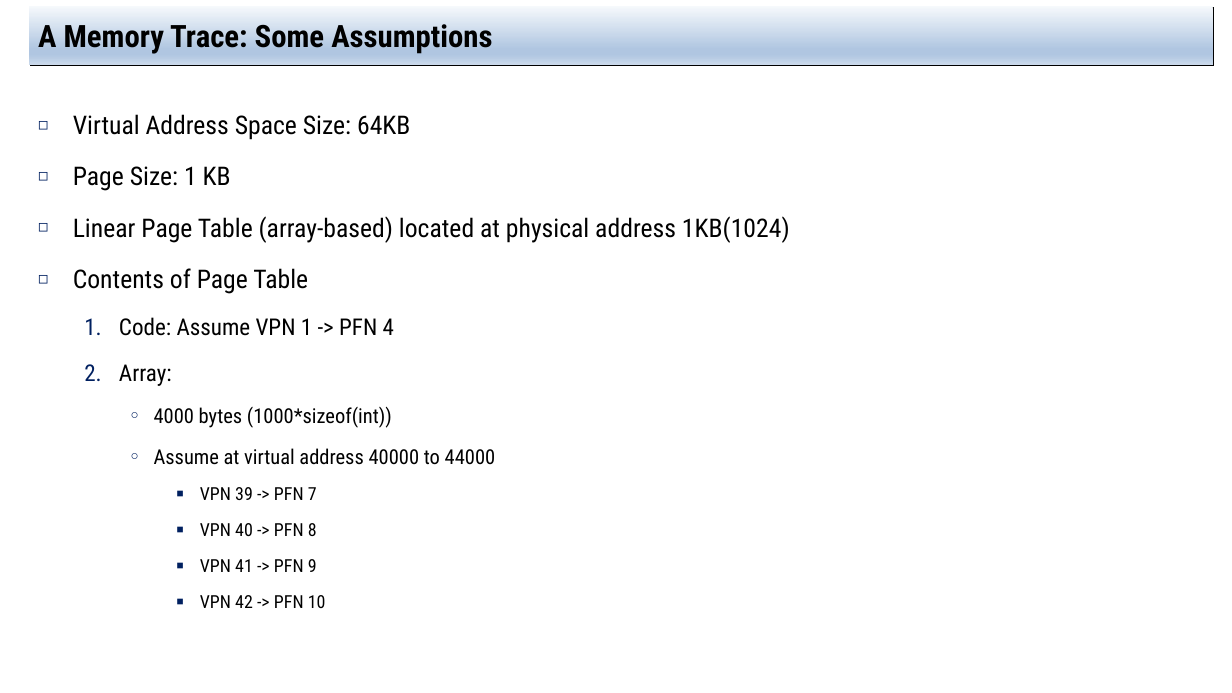
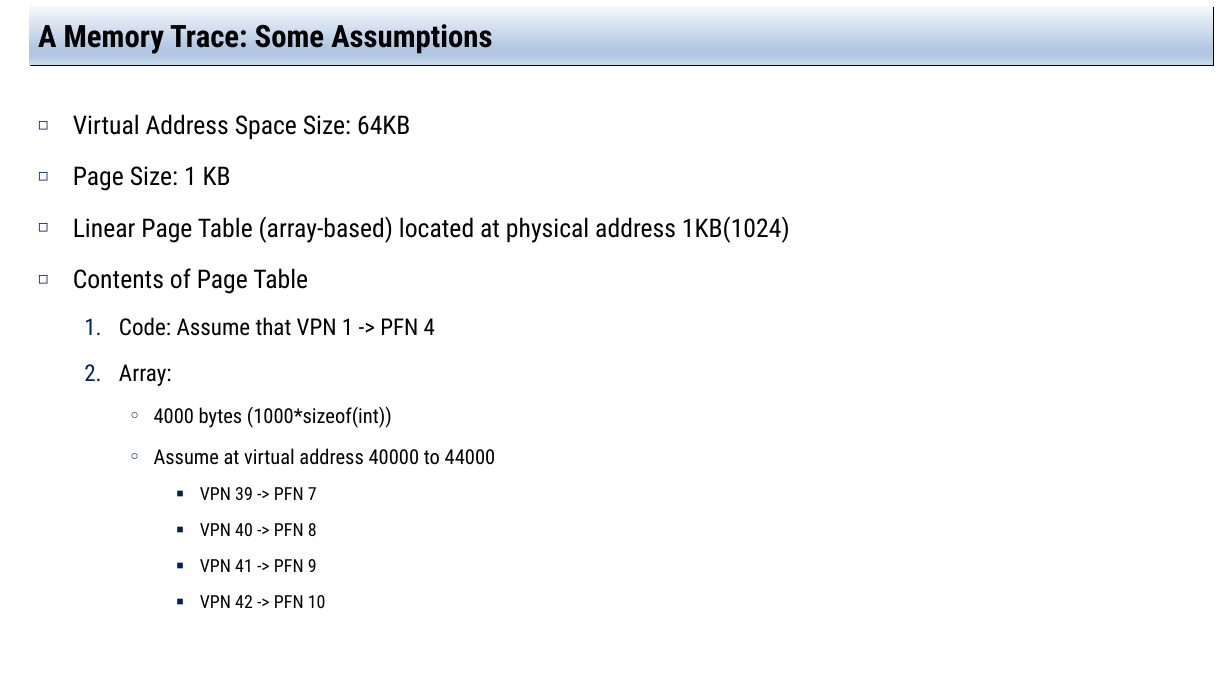
Before and after one commit to jachermocilla/extra-course-materials, a slide deck: slide 18 of cmsc125/ostep/slides/01.Virtualization/18.Paging_Introduction.pptx. Drawn at 1232x693 pixels with LibreOffice and Linux fonts; fonts in the diff are those of the drawing. Boxes give left, top, right and bottom in pixels: in the first picture for what was removed or moved away, otherwise in the second. Text is boxed around its words. In the diff, an @@ line names an element or a change of style, - is before the commit and + after.

```diff
--- a/cmsc125/ostep/slides/01.Virtualization/18.Paging_Introduction.pptx
+++ b/cmsc125/ostep/slides/01.Virtualization/18.Paging_Introduction.pptx
@@ text at (119,317,435,336): text changed @@
-  1. Code: Assume VPN 1 -> PFN 4
+  1. Code: Assume that VPN 1 -> PFN 4
```
Also in this commit, not shown: 1 other slide changed, 7 other files.
